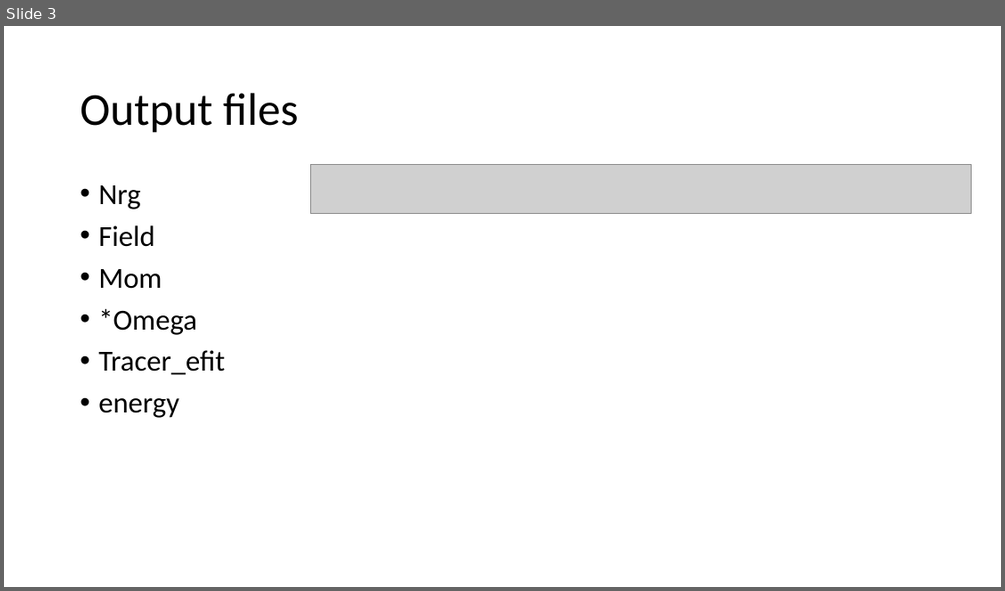
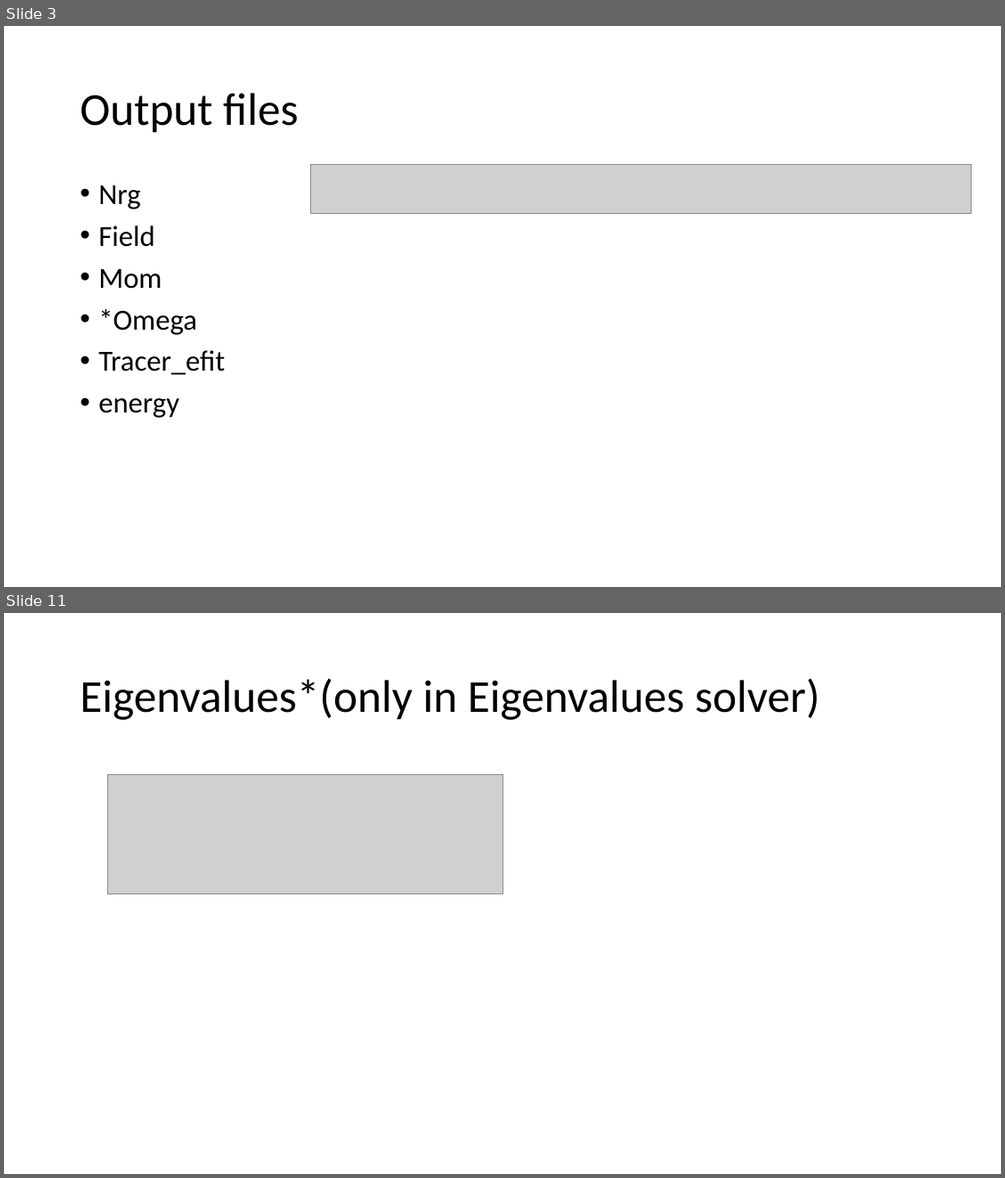
Before and after one commit to maxtcurie/Physics_Helper, a slide deck: Intro_to_GENE/3_Structure_of_output.pptx. Shown one above the other, each under a label of ours: slide 3 before the commit, slides 3 and 11 after it; the slides between them are not shown. The pictures are 1005x591 and 1005x1178 pixels, drawn with LibreOffice and Linux fonts; fonts in the diff are those of the drawing; grey boxes stand for pictures. Boxes give left, top, right and bottom in pixels: in the first picture for what was removed or moved away, otherwise in the second. Text is boxed around its words. In the diff, an @@ line names an element or a change of style, - is before the commit and + after.

```diff
--- a/Intro_to_GENE/3_Structure_of_output.pptx
+++ b/Intro_to_GENE/3_Structure_of_output.pptx
@@ slide 11 added at (x1=4, y1=613, x2=1001, y2=1174), background #FFFFFF @@
@@ title added at (x1=80, y1=678, x2=820, y2=720), 44 pt, text #000000 @@
+Eigenvalues*(only in Eigenvalues solver)
@@ picture added at (x1=108, y1=774, x2=502, y2=893) @@
```
Also in this commit, not shown: 3 slides changed, 7 other slides added, 1 slide removed, 2 other files.
